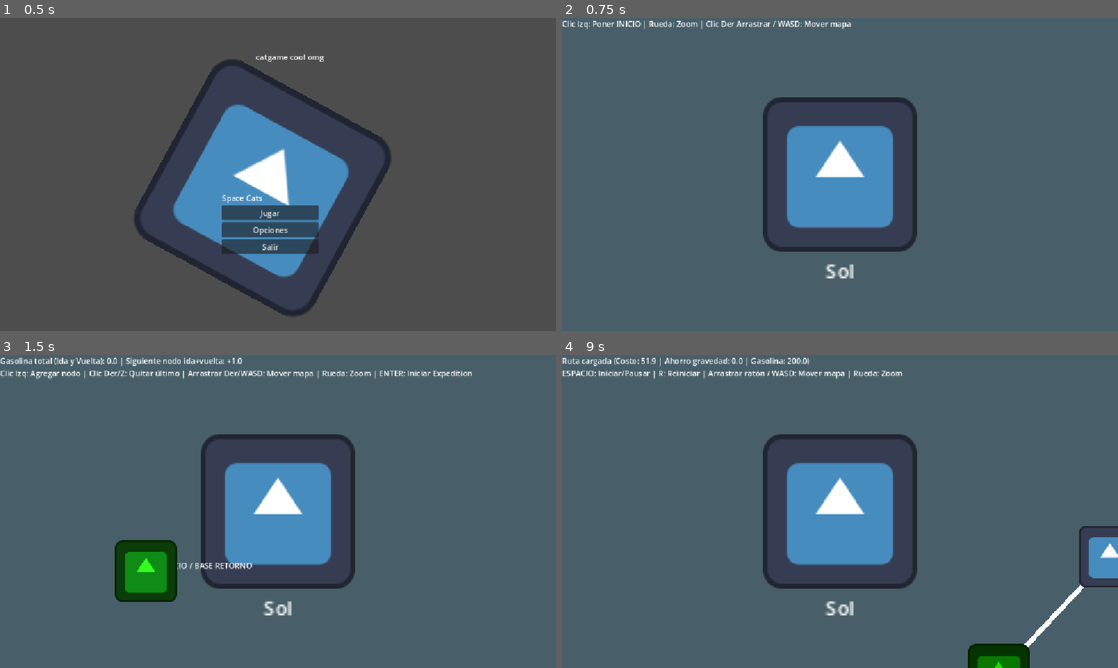
Above: before the commit, frames 1-4 (two rows, left to right).
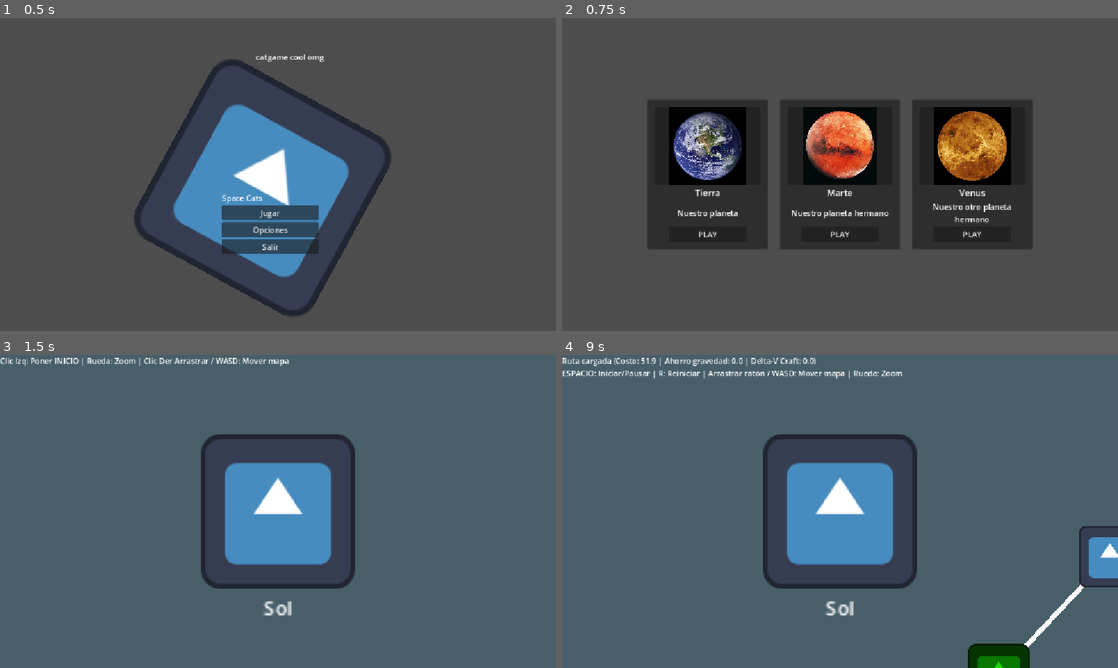
Above: after the commit, the same moments.

Repository: Buwwet/catspace-NASA26
Game: Godot game, scene res://src/main.tscn
The game is run twice, just before and just after one commit, with the same random seed, the same clock (stepped at 60 frames per second) and the same inputs. The engine's default icon, where the game draws it, is replaced by a stand-in: a white triangle on a blue panel in a dark square.
Inputs (mouse positions are in pixels of both pictures, inside the frame that each line leads up to):
- Up to frame 1 (0.5 s): no input
- Up to frame 2 (0.75 s): click "Jugar" at 0.5 s
- Up to frame 3 (1.5 s): click (144, 570) at 1.25 s, where only the run after the commit has a clickable "PLAY"
- Up to frame 4 (9 s): tap Enter at 2, 5, 8, 8.1 s; move the mouse to (962, 495) at 2.02 s; hold D 2.03-2.75 s; tap R at 2.1, 3.8, 5.3, 6.6, 8.3 s; click (962, 495) at 2.17 s; tap Space at 2.27, 3.5, 5.27, 6.5, 8.27 s; drag from (728, 527) to (600, 511) at 2.77 s; move the mouse to (895, 442) at 3.52 s; hold D 3.53-4.25 s; tap Z at 3.6 s; drag from (812, 574) to (673, 464) at 4.27 s; move the mouse to (1006, 558) at 5.02 s; hold A 5.03-5.75 s; tap Keypad Enter at 5.1 s; drag from (673, 464) to (589, 511) at 5.77 s; move the mouse to (867, 511) at 6.52 s; hold S 6.53-7.25 s; click (867, 511) at 6.67 s; drag from (756, 433) to (728, 527) at 7.27 s; move the mouse to (962, 495) at 8.02 s; hold W 8.03-8.75 s; click "NEXT" at 8.75 s

Frame 1 is identical in both runs. In frame 2, 97% of the frame differs, in the area x 0-100%, y 0-100%; in frame 3, 3.9%; in frame 4, 0.2%.

Commit message:
Implementacion de Delta-V y flujo completo desde start menu hasta Expedition

Diff:
--- a/src/GameManager.gd
+++ b/src/GameManager.gd
@@ -21,7 +21,7 @@
 ## Se guardan todos los modos para tenerlos listos.
 var modes: Dictionary[Mode, PackedScene] = {
 	Mode.StartMenu: preload("res://src/modes/startmenu/StartMenuMode.tscn"),
-	#Mode.MissionSelection: preload(mission)
+	Mode.MissionSelection: preload("res://src/UI/mission_card_test.tscn"),
 	Mode.MissionPlanning: preload("res://src/modes/Mission_Planning/RoutePlanning.tscn"),
 	Mode.Construccion: preload("res://src/modes/construction/ConstructionMode.tscn"),
 	Mode.Expedition: preload("res://src/modes/expedition/ExpeditionMode.tscn")
--- a/src/UI/components/generic_button.gd
+++ b/src/UI/components/generic_button.gd
@@ -29,8 +29,13 @@
 
 func _handle_mouse_entered() -> void:
 	if not hover_tooltip.is_empty():
-		UIManager.show_tooltip(hover_tooltip)
+		var ui_manager := get_node_or_null("/root/UIManager")
+		if ui_manager and ui_manager.has_method("show_tooltip"):
+			ui_manager.show_tooltip(hover_tooltip)
+
 
 func _handle_mouse_exited() -> void:
 	if not hover_tooltip.is_empty():
-		UIManager.hide_tooltip()
+		var ui_manager := get_node_or_null("/root/UIManager")
+		if ui_manager and ui_manager.has_method("hide_tooltip"):
+			ui_manager.hide_tooltip()
--- a/src/UI/mission_card_test.gd
+++ b/src/UI/mission_card_test.gd
@@ -1,4 +1,4 @@
-extends Control
+extends AbstractMode
 
 const MISSION_CARD_SCENE := preload("res://src/UI/components/mission_card.tscn")
 
@@ -7,8 +7,10 @@
 
 @onready var cards_container: HBoxContainer = %CardsContainer
 
+
 func _ready() -> void:
 	_populate_missions()
+
 
 func _populate_missions() -> void:
 	# Limpia tarjetas de prueba si las hubiera
@@ -27,8 +29,12 @@
 			"Iniciar misión en " + mission.title
 		)
 
-func _launch_mission(mission: MissionData) -> void:
-	if mission.level_scene_path.is_empty():
-		UIManager.show_popup("Error", "Esta misión aún no tiene una escena asignada.", Callable(), false)
-		return
-	get_tree().change_scene_to_file(mission.level_scene_path)
+
+func _launch_mission(_mission: MissionData) -> void:
+	# Temporal para demo: omitimos la validación de datos/escena y pasamos directo al siguiente modo
+	on_close()
+
+
+func on_close() -> void:
+	if GameManager != null:
+		GameManager.change_mode(GameManager.Mode.MissionPlanning)
--- a/src/UI/mission_card_test.tscn
+++ b/src/UI/mission_card_test.tscn
@@ -6,25 +6,20 @@
 [ext_resource type="Resource" uid="uid://b6uq4q1a1qdhx" path="res://src/UI/mision_marte.tres" id="4_32rrs"]
 [ext_resource type="Resource" uid="uid://dimyqawdmjor3" path="res://src/UI/mision_venus.tres" id="5_2yc74"]
 
-[node name="Control" type="Control" unique_id=5796789]
-layout_mode = 3
-anchors_preset = 15
-anchor_right = 1.0
-anchor_bottom = 1.0
-grow_horizontal = 2
-grow_vertical = 2
+[node name="MissionSelectionMode" type="Node2D" unique_id=5796789]
 script = ExtResource("1_322p8")
 missions = Array[ExtResource("2_ajyvm")]([ExtResource("3_68pbo"), ExtResource("4_32rrs"), ExtResource("5_2yc74")])
 
-[node name="CenterContainer" type="CenterContainer" parent="." unique_id=1573354616]
-layout_mode = 1
+[node name="CanvasLayer" type="CanvasLayer" parent="." unique_id=987654321]
+
+[node name="CenterContainer" type="CenterContainer" parent="CanvasLayer" unique_id=1573354616]
 anchors_preset = 15
 anchor_right = 1.0
 anchor_bottom = 1.0
 grow_horizontal = 2
 grow_vertical = 2
 
-[node name="CardsContainer" type="HBoxContainer" parent="CenterContainer" unique_id=1833639323]
+[node name="CardsContainer" type="HBoxContainer" parent="CanvasLayer/CenterContainer" unique_id=1833639323]
 unique_name_in_owner = true
 layout_mode = 2
 theme_override_constants/separation = 24
--- a/src/craft/Craft.gd
+++ b/src/craft/Craft.gd
@@ -5,6 +5,8 @@
 func _ready() -> void:
 	pass;
 
+func get_stats() -> Stats:
+	return map.calculate_stats()
 
 # Para calcular usamos una función con depth search.
 
--- a/src/craft/tiles/Tile.gd
+++ b/src/craft/tiles/Tile.gd
@@ -82,8 +82,10 @@
 			pass;
 		TileState.EditStationary:
 			# Delete all of our tile grabbers
-			for grabber: Area2D in tile_grabbers:
-				grabber.queue_free();
+			for grabber in tile_grabbers.keys():
+				if is_instance_valid(grabber):
+					grabber.queue_free()
+			tile_grabbers.clear()
 		TileState.Dragged:
 			pass; #idk
 
--- a/src/modes/expedition/ExpeditionMode.gd
+++ b/src/modes/expedition/ExpeditionMode.gd
@@ -4,7 +4,7 @@
 signal mission_completed
 signal mission_failed(reason: String)
 
-## TODO: Conectar con el Craft (ej. max_fuel y peso vendrán del Craft)
+## TODO: Conectar con el Craft (ej. peso vendrá del Craft)
 @export var ship_speed: float = 220.0
 @export var max_fuel: float = 200.0
 @export var arrival_threshold: float = 12.0
@@ -25,10 +25,12 @@
 @onready var start_planet: Node2D = $StartPlanet
 @onready var target_planet: Node2D = $TargetPlanet
 @onready var ship_mount: Node2D = $ShipMount
+@onready var placeholder_sprite: Sprite2D = get_node_or_null("ShipMount/Sprite2D")
 @onready var hud_label: Label = $CanvasLayer/HudLabel
 
 var active_plan: MissionPlan
 var current_waypoint_index: int = 1
+var effective_max_fuel: float = 200.0
 var current_fuel: float = 0.0
 var segment_start_pos: Vector2 = Vector2.ZERO
 var segment_total_dist: float = 1.0
@@ -37,14 +39,19 @@
 var is_running: bool = false
 var is_finished: bool = false
 
-var craft: Craft;
+var craft: Craft = null
+
 
 func _ready() -> void:
-	# load craft
-	if GameManager.craft != null:
-		# Tomamos el craft como nuestro
-		var craft = GameManager.craft.duplicate();
-		$ShipMount.add_child(craft);
+	# Cargar el Craft construido si existe en GameManager
+	if GameManager != null and GameManager.craft != null:
+		craft = GameManager.craft.duplicate() as Craft
+		if craft != null:
+			# duplicate() no copia variables sin @export como 'map', así que la transferimos
+			craft.map = GameManager.craft.map
+			ship_mount.add_child(craft)
+			if placeholder_sprite != null:
+				placeholder_sprite.visible = false
 
 	# En expedición habilitamos también arrastrar el mapa con clic izquierdo
 	if solar_system != null and solar_system.has_method("set_left_drag_enabled"):
@@ -55,7 +62,7 @@
 		return
 
 	# Revisa si GameManager tiene un plan guardado
-	if GameManager.current_mission_plan != null:
+	if GameManager != null and GameManager.current_mission_plan != null:
 		load_mission_plan(GameManager.current_mission_plan)
 		return
 
@@ -67,6 +74,17 @@
 	load_mission_plan(fallback_plan)
 
 
+## Usa el Delta-V del Craft si fue recibido; de lo contrario usa el max_fuel configurado
+func _resolve_fuel_capacity() -> float:
+	if craft != null:
+		if craft.map != null:
+			var stats: Craft.Stats = craft.get_stats()
+			if stats != null and stats.weight > 0.0:
+				return stats.get_deltav()
+		return 0.0
+	return max_fuel
+
+
 ## Método principal para recibir el objeto de ruta desde RoutePlanning o GameManager
 func load_mission_plan(plan: MissionPlan) -> void:
 	active_plan = plan
@@ -74,8 +92,9 @@
 		push_warning("ExpeditionMode: MissionPlan inválido o con menos de 2 puntos.")
 		return
 
+	effective_max_fuel = _resolve_fuel_capacity()
 	current_waypoint_index = 1
-	current_fuel = max_fuel
+	current_fuel = effective_max_fuel
 	is_running = false
 	is_finished = false
 
@@ -89,12 +108,14 @@
 	target_planet.position = active_plan.waypoints[target_idx]
 	ship_mount.position = active_plan.waypoints[0]
 
+	var fuel_source_label: String = "Delta-V Craft" if craft != null else "Max Fuel"
 	_prepare_segment(1)
 	_update_hud(
-		"Ruta cargada (Costo: %.1f | Ahorro gravedad: %.1f | Gasolina: %.1f)\n" % [
+		"Ruta cargada (Costo: %.1f | Ahorro gravedad: %.1f | %s: %.1f)\n" % [
 			active_plan.total_fuel_cost,
 			active_plan.total_gravity_saved,
-			max_fuel
+			fuel_source_label,
+			effective_max_fuel
 		]
 		+ "ESPACIO: Iniciar/Pausar | R: Reiniciar | Arrastrar ratón / WASD: Mover mapa | Rueda: Zoom"
 	)
@@ -126,7 +147,7 @@
 	if direction.length() > 1.0:
 		ship_mount.rotation = direction.angle()
 
-	# Descuenta gasolina proporcional al avance del tramo (incluye giro y descuento por gravedad)
+	# Descuenta gasolina/Delta-V proporcional al avance del tramo (incluye giro y descuento por gravedad)
 	var traveled: float = segment_start_pos.distance_to(ship_mount.position)
 	var progress: float = clampf(traveled / segment_total_dist, 0.0, 1.0)
 	var delta_progress: float = maxf(0.0, progress - last_segment_progress)
@@ -135,20 +156,22 @@
 	current_fuel = maxf(0.0, current_fuel - segment_fuel_cost * delta_progress)
 
 	if current_fuel <= 0.0 and ship_mount.position.distance_to(target_point) > arrival_threshold:
-		_finish_mission(false, "Falla: Sin combustible antes de completar la ruta.")
+		_finish_mission(false, "Falla: Sin combustible/Delta-V antes de completar la ruta.")
 		return
 
-	_update_hud("En tránsito (Tramo %d/%d) | Gasolina: %.1f / %.1f" % [
+	var fuel_tag: String = "Delta-V" if craft != null else "Gasolina"
+	_update_hud("En tránsito (Tramo %d/%d) | %s: %.1f / %.1f" % [
 		current_waypoint_index,
 		active_plan.waypoints.size() - 1,
+		fuel_tag,
 		current_fuel,
-		max_fuel
+		effective_max_fuel
 	])
 
 	if ship_mount.position.distance_to(target_point) <= arrival_threshold:
 		current_waypoint_index += 1
 		if current_waypoint_index >= active_plan.waypoints.size():
-			_finish_mission(true, "¡Misión completada! Gasolina restante: %.1f" % current_fuel)
+			_finish_mission(true, "¡Misión completada! %s restante: %.1f" % [fuel_tag, current_fuel])
 		else:
 			_prepare_segment(current_waypoint_index)
 
@@ -165,7 +188,8 @@
 
 func on_close():
 	# TODO: dependiendo si ganamos o perdimos guardamos los datos para el modo de MissionClear
-	GameManager.change_mode(GameManager.Mode.MissionClear)
+	if GameManager != null:
+		GameManager.change_mode(GameManager.Mode.MissionClear)
 
 
 func _update_hud(status_text: String) -> void:
--- a/src/modes/startmenu/start_menu_mode.gd
+++ b/src/modes/startmenu/start_menu_mode.gd
@@ -4,16 +4,14 @@
 @onready var planet = $"Sprite2D"
 @onready var start_menu = $"StartMenu"
 
-func _ready():
 
+func _ready() -> void:
 	start_menu.play_button.button_down.connect(on_close)
-	pass
 
 
 func _process(delta: float) -> void:
 	planet.rotate(delta)
 
 
-func on_close():
-	GameManager.change_mode(GameManager.Mode.MissionPlanning);
-	pass;
+func on_close() -> void:
+	GameManager.change_mode(GameManager.Mode.MissionSelection)
